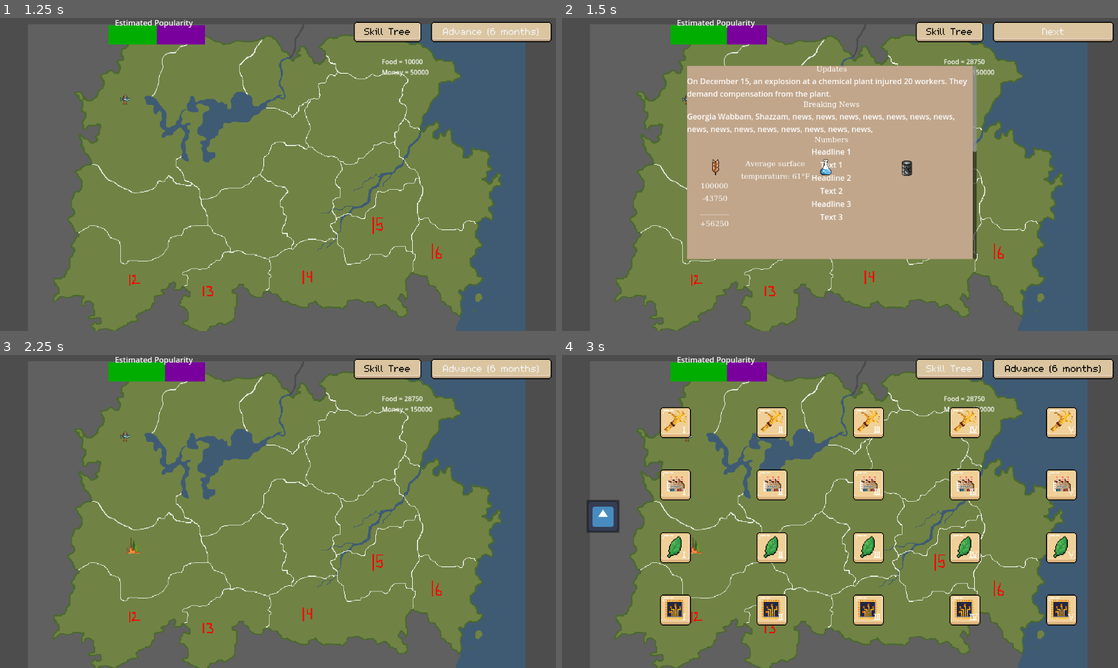
Above: before the commit, frames 1-4 (two rows, left to right).
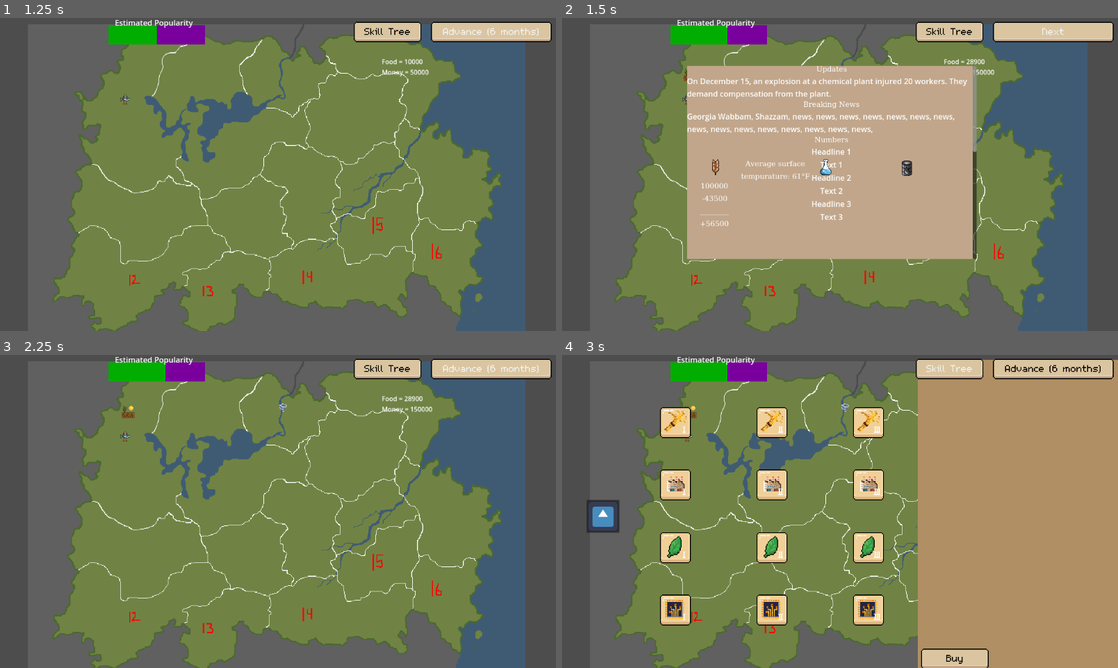
Above: after the commit, the same moments.

Repository: mccoogp/WeatherInc
Game: Godot game, scene res://world.tscn
Same seed, same stepped clock (60 frames per second), same inputs: the game is played once before the commit and once after it. The engine's default icon, where the game draws it, is replaced by a stand-in: a white triangle on a blue panel in a dark square.
Inputs:
- Up to frame 1 (1.25 s): click "Next" at 0.5 s
- Up to frame 2 (1.5 s): click "Advance (6 months)" at 1.25 s
- Up to frame 3 (2.25 s): click "Next" at 2 s
- Up to frame 4 (3 s): click "Skill Tree" at 2.75 s

Frame 1 is identical in both runs. In frame 2, less than 0.1% of the frame differs, in the area x 21-76%, y 2-67%; in frame 3, 0.2%; in frame 4, 33%, in the area x 22-100%, y 1-100%.

Commit message:
finalized skill tree

Diff:
--- a/skill_tree.gd
+++ b/skill_tree.gd
@@ -6,6 +6,14 @@
 var skill_description_label
 var skill_box
 var btn_active
+var levels = [0, 0, 0, 0, 0] # ag, in, env, tech
+var skill_dict = {
+	'ag':0,
+	'in':1,
+	'en':2,
+	'te':3
+}
+var current_skill
 
 # Called when the node enters the scene tree for the first time.
 func _ready() -> void:
@@ -28,14 +36,40 @@
 	var skill_name = json_data[name]['name']
 	var skill_description = json_data[name]['description']
 
+
+
 	if name == btn_active:
 		skill_box.visible = !skill_box.visible
 	else:
 		skill_box.visible = true
 
+	if skill_box.visible:
+		current_skill = name
+
 	btn_active = name
 	skill_name_label.text = name
 	skill_description_label.text = skill_description
+
+func buy_skill(name) -> void:
+	var level = int(name[-1])
+	var category = skill_dict[name.split('_')[0]]
+	if levels[category] + 1 > level:
+		print("already bought")
+	elif levels[category] + 1 < level:
+		print("need prerequisite upgrade")
+	else:
+		if find_parent('world').money - 1000 >= 0:
+			levels[category] += 1
+			find_parent('world').money -= 1000
+			print("bought", name)
+		else:
+			print("not enough money")
+
+
+func _on_buy_button_pressed() -> void:
+	if skill_box.visible:
+		buy_skill(current_skill)
+
 
 # Agriculture skill signals
 func _on_ag_1_pressed() -> void:
--- a/skill_tree.tscn
+++ b/skill_tree.tscn
@@ -27,6 +27,8 @@
 [ext_resource type="Texture2D" uid="uid://c8ef81sknibha" path="res://icons/technology/te_4.png" id="23_fau0d"]
 [ext_resource type="Texture2D" uid="uid://bopcdig8bxrg3" path="res://icons/technology/te_5.png" id="24_tujrm"]
 [ext_resource type="FontFile" uid="uid://bdw8tj5ekkyoi" path="res://m5x7.ttf" id="27_bsox2"]
+[ext_resource type="Theme" uid="uid://bs33wb320xbd8" path="res://themes/ui_button.tres" id="28_6q6td"]
+[ext_resource type="Texture2D" uid="uid://bmuc3xesndupg" path="res://icons/godot_button_v2.png" id="29_fs4mv"]
 
 [sub_resource type="CanvasItemMaterial" id="CanvasItemMaterial_o17h1"]
 
@@ -404,7 +406,6 @@
 expand_icon = true
 
 [node name="Skill Descriptions" type="Control" parent="."]
-visible = false
 anchors_preset = 0
 offset_right = 40.0
 offset_bottom = 40.0
@@ -439,6 +440,18 @@
 offset_bottom = 480.0
 label_settings = SubResource("LabelSettings_b0mbq")
 autowrap_mode = 2
+
+[node name="buy_button" type="Button" parent="Skill Descriptions"]
+layout_mode = 0
+offset_left = 739.0
+offset_top = 588.0
+offset_right = 887.0
+offset_bottom = 644.0
+theme = ExtResource("28_6q6td")
+text = "Buy"
+icon = ExtResource("29_fs4mv")
+flat = true
+icon_alignment = 1
 
 [connection signal="pressed" from="Agriculture2/Ag 1" to="." method="_on_ag_1_pressed"]
 [connection signal="pressed" from="Agriculture2/Ag 2" to="." method="_on_ag_2_pressed"]
@@ -460,3 +473,5 @@
 [connection signal="pressed" from="Technology/Te 3" to="." method="_on_te_3_pressed"]
 [connection signal="pressed" from="Technology/Te 4" to="." method="_on_te_4_pressed"]
 [connection signal="pressed" from="Technology/Te 5" to="." method="_on_te_5_pressed"]
+[connection signal="pressed" from="Skill Descriptions/buy_button" to="." method="_on_buy_button_pressed"]
+[connection signal="pressed" from="Skill Descriptions/buy_button" to="." method="_on_button_pressed"]
--- a/world.gd
+++ b/world.gd
@@ -7,6 +7,12 @@
 @export var districts: Array[Node2D] = []
 var totalpop = 0
 var foodprod = 0
+
+var food_modifier = 1.0
+var env_modifier = 0.0
+var ind_modifier = 1.0
+var tech_modifier = 1.0
+
 var phase = 1
 var food = 10000
 var money = 50000
@@ -15,7 +21,7 @@
 # Called when the node enters the scene tree for the first time.
 func _ready() -> void:
 	$Label4.text = "Food = " + str(food) + "\nMoney = " + str(money)
-	pass
+
 var adjacents = {0: [1,4,6], 1: [0,4,2], 2: [1,3,4,5], 3: [2,5,10], 4: [0,1,2,5,6,7,8], 5: [2,3,4,8,9,10], 6: [0,4,7,11], 7: [4,6,8,11,12,13], 8: [4,5,7,9,13,14], 9: [5,8,10,14], 10: [3,5,9,14,15], 11:[6,7,12], 12: [11,7,13], 13: [12,7,8,14,15], 14: [8,9,10,13,15], 15: [10,13,14]}
 
 var zoom = -1
@@ -86,7 +92,7 @@
 	'''
 	var disasters = ["tornado", "drought", "flood", "fire", "volcano", "disease"]
 	var ran = randi_range(50,300)
-	if ran < temp:
+	if ran < temp and randf() <= 1.0 - env_modifier:
 		return disasters[randi_range(0,len(disasters)-1)]
 	else:
 		return('none')
@@ -351,6 +357,12 @@
 				phase += 1
 			$CanvasLayer/News.text = "Advance (6 months)"
 		if phase == 4:
+			var skill_tree_script = get_node('CanvasLayer/News/SkillTree')
+			food_modifier = 1.0 + skill_tree_script.levels[0] * 0.1
+			env_modifier = skill_tree_script.levels[2] * 0.1
+			ind_modifier = 1.0 + skill_tree_script.levels[1] * 0.1
+			tech_modifier = 1.0 + skill_tree_script.levels[3] * 0.1
+
 			year += 1
 			factories = 0
 			totalpop = 0
@@ -430,7 +442,7 @@
 			#production
 			for district in 16:
 				if "oil" in districts[district].product:
-					energyprod +=  districts[district].productivity * districts[district].population * districts[district].setup
+					energyprod +=  districts[district].productivity * districts[district].population * districts[district].setup * ind_modifier
 
 			for district in 16:
 				totalpop += districts[district].population
@@ -453,7 +465,7 @@
 					districts[district].setup = 1
 
 
-			food += foodprod
+			food += foodprod * food_modifier
 			if food >= totalpop * 1.2:
 				food -= totalpop *1.2
 				for district in 16:
--- a/world.tscn
+++ b/world.tscn
@@ -304,3 +304,6 @@
 [node name="CanvasLayer" type="CanvasLayer" parent="."]
 
 [node name="News" parent="CanvasLayer" instance=ExtResource("12_k216x")]
+
+[editable path="CanvasLayer/News"]
+[editable path="CanvasLayer/News/SkillTree"]
Not shown: 1 places in skill_tree.tscn that only renumber resources
